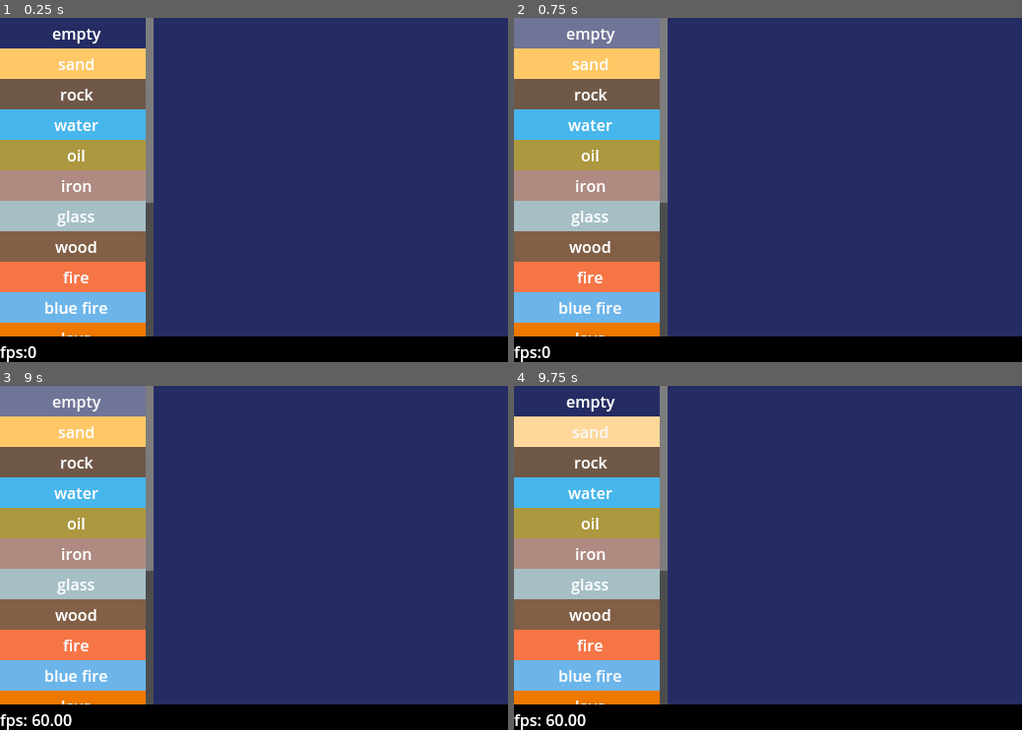
Above: before the commit, frames 1-4 (two rows, left to right).
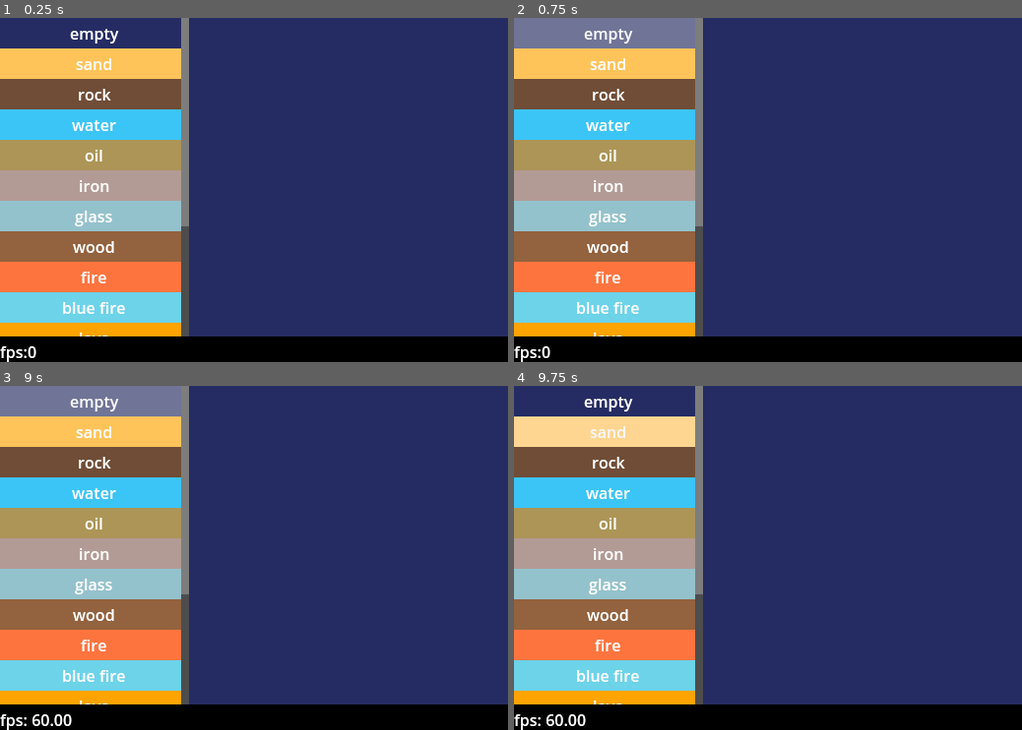
Above: after the commit, the same moments.

Repository: kiwijuice56/sand-spoon
Game: Godot game, scene res://main/main.tscn
The game is run twice, just before and just after one commit, with the same random seed, the same clock (stepped at 60 frames per second) and the same inputs.
Inputs:
- Up to frame 1 (0.25 s): no input
- Up to frame 2 (0.75 s): click "empty" at 0.5 s
- Up to frame 3 (9 s): click "sand" at 1.25 s; click "rock" at 2 s; click "water" at 2.75 s; click "oil" at 3.5 s; click "iron" at 4.25 s; click "glass" at 5 s; click "wood" at 5.75 s; click "fire" at 6.5 s; click "blue fire" at 7.25 s; click "lava" at 8 s; click "empty" at 8.75 s
- Up to frame 4 (9.75 s): click "sand" at 9.5 s

The runs differ from the first frame. In frame 1, 13% of the frame differs, in the area x 0-38%, y 0-93%; in frame 2, 13%; in frame 3, 13%; in frame 4, 13%.

Commit message:
Better colors for imager

Diff:
--- /dev/null
+++ b/main/environment.tres
@@ -0,0 +1,7 @@
+[gd_resource type="Environment" format=3 uid="uid://dx14vl0rn5k64"]
+
+[resource]
+background_mode = 3
+tonemap_mode = 1
+glow_enabled = true
+glow_intensity = 1.8
--- a/main/imager/imager.gd
+++ b/main/imager/imager.gd
@@ -4,6 +4,7 @@
 @export var paint_element: Element
 @export var palette: Array[Color]
 @export var background_color: Color
+@export var random_variation: float = 0.2
 
 var palette_map: Dictionary
 var color_cache: Dictionary
@@ -27,8 +28,8 @@
 		var color: Color = palette[i]
 		var new_element: Element = template_element.duplicate()
 		var new_gradient: Gradient = Gradient.new()
-		new_gradient.set_color(0, color.darkened(0.1))
-		new_gradient.set_color(1, color.lightened(0.1))
+		new_gradient.set_color(0, color.darkened(random_variation))
+		new_gradient.set_color(1, color.lightened(random_variation))
 		new_element.color_gradient = GradientTexture1D.new()
 		new_element.color_gradient.gradient = new_gradient
 		new_element.unique_name = "_internal_palette_" + str(i)
--- a/main/main.tscn
+++ b/main/main.tscn
@@ -25,12 +25,11 @@
 [ext_resource type="Resource" uid="uid://bqgjw8wry45l0" path="res://main/simulation/element/laser/laser.tres" id="21_l6itd"]
 [ext_resource type="Resource" uid="uid://bp4x60s3nqgcq" path="res://main/simulation/element/lightning/lightning.tres" id="22_navib"]
 [ext_resource type="Resource" uid="uid://bk7enrwwen0cy" path="res://main/simulation/element/solid/bacteria/algae.tres" id="23_0odrx"]
-[ext_resource type="Resource" uid="uid://bucpwy7x6f4yo" path="res://main/simulation/element/solid/bacteria/algae2.tres" id="24_amm3t"]
-[ext_resource type="Resource" uid="uid://dh1yfga204xo6" path="res://main/simulation/element/solid/bacteria/algae3.tres" id="25_k7cdb"]
 [ext_resource type="Script" path="res://main/imager/imager.gd" id="27_l1ofn"]
+[ext_resource type="Environment" uid="uid://dx14vl0rn5k64" path="res://main/environment.tres" id="28_ww05e"]
 [ext_resource type="Resource" uid="uid://dq14b6yrg8on4" path="res://main/simulation/element/solid/powder/paint_sand.tres" id="28_xgmfg"]
 
-[sub_resource type="Image" id="Image_8txf5"]
+[sub_resource type="Image" id="Image_jyvup"]
 data = {
 "data": PackedByteArray(0, 0, 0, 0, 0, 0, 0, 0, 0, 0, 0, 0, 0, 0, 0, 0, 0, 0, 0, 0, 0, 0, 0, 0, 0, 0, 0, 0, 0, 0, 0, 0, …(62113 unchanged characters)…
 "format": "RGBA8",
@@ -50,12 +49,6 @@
 [sub_resource type="GradientTexture1D" id="GradientTexture1D_hwk0e"]
 gradient = SubResource("Gradient_0xjmq")
 use_hdr = true
-
-[sub_resource type="Environment" id="Environment_f0vau"]
-background_mode = 3
-tonemap_mode = 1
-glow_enabled = true
-glow_intensity = 1.8
 
 [node name="Main" type="Node"]
 
@@ -82,9 +75,9 @@
 size_flags_vertical = 2
 texture = SubResource("ImageTexture_guoq1")
 script = ExtResource("1_7t74s")
-simulation_size = Vector2i(120, 108)
+simulation_size = Vector2i(108, 108)
 simulation_scale = 3
-elements = Array[ExtResource("2_55j5a")]([ExtResource("4_oq8 …(410 unchanged characters)… rce("22_navib"), ExtResource("23_0odrx"), ExtResource("24_amm3t"), ExtResource("25_k7cdb")])
+elements = Array[ExtResource("2_55j5a")]([ExtResource("4_oq8 …(410 unchanged characters)… rce("22_navib"), ExtResource("23_0odrx")])
 chunk_size = 6
 random_awaken_chance = 0.1
 debug_heat_gradient = SubResource("GradientTexture1D_hwk0e")
@@ -100,10 +93,10 @@
 script = ExtResource("27_l1ofn")
 sim = NodePath("..")
 paint_element = ExtResource("28_xgmfg")
-palette = Array[Color]([Color(0.054902, 0.388235, 0.294118,  …(751 unchanged characters)… 392157, 0.168627, 0.203922, 1), Color(0.776471, 0.847059, 0.839216, 1), Color(0.08, 0.064, 0.064, 1), Color(0.17, 0.17, 0.1547, 1), Color(0.3264, 0.34, 0.34, 1), Color(0.858831, 0.860894, 0.860893, 1), Color(0.38, 0.187847, 0.0988, 1), Color(0.53, 0.350242, 0.2385, 1), Color(0.66, 0.53856, 0.3564, 1)])
+palette = Array[Color]([Color(0.054902, 0.388235, 0.294118,  …(751 unchanged characters)… 392157, 0.168627, 0.203922, 1), Color(0.697, 0.85, 0.83215, 1), Color(0.08, 0.064, 0.064, 1), Color(0.17, 0.17, 0.1547, 1), Color(0.3264, 0.34, 0.34, 1), Color(0.858831, 0.860894, 0.860893, 1), Color(0.37, 0.113405, 0.0999, 1), Color(0.38, 0.187847, 0.0988, 1), Color(0.53, 0.350242, 0.2385, 1), Color(0.66, 0.53856, 0.3564, 1), Color(0.132, 0.2552, 0.66, 1), Color(0.0324, 0.0577799, 0.54, 1)])
 
 [node name="FPSLabel" parent="VBoxContainer" instance=ExtResource("3_54ca0")]
 layout_mode = 2
 
 [node name="WorldEnvironment" type="WorldEnvironment" parent="."]
-environment = SubResource("Environment_f0vau")
+environment = ExtResource("28_ww05e")
--- a/main/simulation/element/fluid/blue_fire.tres
+++ b/main/simulation/element/fluid/blue_fire.tres
@@ -4,7 +4,7 @@
 
 [sub_resource type="Gradient" id="Gradient_v6lfo"]
 offsets = PackedFloat32Array(0, 0.995)
-colors = PackedColorArray(0.49, 0.72, 2, 1, 1, 1.2, 2.5, 1)
+colors = PackedColorArray(0.49, 0.72, 2.2, 1, 1, 1.2, 2.8, 1)
 
 [sub_resource type="GradientTexture1D" id="GradientTexture1D_4abpj"]
 gradient = SubResource("Gradient_v6lfo")
@@ -18,8 +18,8 @@
 gravity_down = false
 unique_name = "blue fire"
 hidden = false
-ui_color = Color(0.316274, 0.587529, 0.856595, 1)
-initial_temperature = 3500.0
+ui_color = Color(0.317647, 0.729412, 0.854902, 1)
+initial_temperature = 4500.0
 conductivity = 0.01
 high_heat_point = -1.0
 high_heat_transformation = "empty"
--- a/main/simulation/element/fluid/fire.tres
+++ b/main/simulation/element/fluid/fire.tres
@@ -18,7 +18,7 @@
 gravity_down = false
 unique_name = "fire"
 hidden = false
-ui_color = Color(0.94, 0.34592, 0.1974, 1)
+ui_color = Color(1, 0.344, 0.18, 1)
 initial_temperature = 1900.0
 conductivity = 0.01
 high_heat_point = -1.0
--- a/main/simulation/element/fluid/lava.tres
+++ b/main/simulation/element/fluid/lava.tres
@@ -18,7 +18,7 @@
 gravity_down = true
 unique_name = "lava"
 hidden = false
-ui_color = Color(0.89, 0.356, 0, 1)
+ui_color = Color(1, 0.516667, 0, 1)
 initial_temperature = 1300.0
 conductivity = 0.02
 high_heat_point = -1.0
--- a/main/simulation/element/fluid/oil.tres
+++ b/main/simulation/element/fluid/oil.tres
@@ -16,7 +16,7 @@
 gravity_down = true
 unique_name = "oil"
 hidden = false
-ui_color = Color(0.55, 0.468967, 0.176, 1)
+ui_color = Color(0.55, 0.45925, 0.2475, 1)
 initial_temperature = 293.0
 conductivity = 0.4
 high_heat_point = 500.0
--- a/main/simulation/element/fluid/water.tres
+++ b/main/simulation/element/fluid/water.tres
@@ -16,7 +16,7 @@
 gravity_down = true
 unique_name = "water"
 hidden = false
-ui_color = Color(0.2001, 0.590875, 0.87, 1)
+ui_color = Color(0.1692, 0.657373, 0.94, 1)
 initial_temperature = 293.0
 conductivity = 0.2
 high_heat_point = 373.0
--- a/main/simulation/element/laser/laser.tres
+++ b/main/simulation/element/laser/laser.tres
@@ -9,7 +9,7 @@
 ireach = 1
 unique_name = "laser"
 hidden = false
-ui_color = Color(0.946388, 0.436045, 0.734792, 1)
+ui_color = Color(0.95, 0.323, 0.68875, 1)
 initial_temperature = 6000.0
 conductivity = 0.0
 high_heat_point = -1.0
--- a/main/simulation/element/lightning/lightning.tres
+++ b/main/simulation/element/lightning/lightning.tres
@@ -11,7 +11,7 @@
 unexcited_decay_element = "fire"
 unique_name = "lightning"
 hidden = false
-ui_color = Color(0.890462, 0.87633, 0.452756, 1)
+ui_color = Color(0.688053, 0.76, 0.2204, 1)
 initial_temperature = 9000.0
 conductivity = 0.0
 high_heat_point = -1.0
--- a/main/simulation/element/solid/bacteria/algae.tres
+++ b/main/simulation/element/solid/bacteria/algae.tres
@@ -12,14 +12,13 @@
 [resource]
 script = ExtResource("1_mo5jl")
 growth_rate = 0.02
-surround_color_gradient = SubResource("GradientTexture1D_aw1te")
 surround_tolerance = 0.7
 loneliness_tolerance = 0.3
 home_material = "water"
 color_gradient = SubResource("GradientTexture1D_aw1te")
 unique_name = "algae"
 hidden = false
-ui_color = Color(0.299998, 0.50149, 0.324924, 1)
+ui_color = Color(0.358053, 0.58, 0.2552, 1)
 initial_temperature = 293.0
 conductivity = 0.5
 high_heat_point = 350.0
--- a/main/simulation/element/solid/bacteria/algae2.tres
+++ b/main/simulation/element/solid/bacteria/algae2.tres
@@ -12,7 +12,6 @@
 [resource]
 script = ExtResource("1_uag6e")
 growth_rate = 0.02
-surround_color_gradient = SubResource("GradientTexture1D_aw1te")
 surround_tolerance = 1.0
 loneliness_tolerance = 0.6
 home_material = "water"
--- a/main/simulation/element/solid/bacteria/algae3.tres
+++ b/main/simulation/element/solid/bacteria/algae3.tres
@@ -12,7 +12,6 @@
 [resource]
 script = ExtResource("1_7xh5l")
 growth_rate = 0.02
-surround_color_gradient = SubResource("GradientTexture1D_aw1te")
 surround_tolerance = 0.5
 loneliness_tolerance = 0.1
 home_material = "water"
--- a/main/simulation/element/solid/bomb.tres
+++ b/main/simulation/element/solid/bomb.tres
@@ -3,7 +3,7 @@
 [ext_resource type="Script" path="res://main/simulation/element/solid/solid.gd" id="1_wxhgb"]
 
 [sub_resource type="Gradient" id="Gradient_u8fop"]
-colors = PackedColorArray(0.45098, 0, 0, 1, 1, 0.879, 0.67, 1)
+colors = PackedColorArray(0.45, 0, 0.345, 1, 1, 0.879, 0.67, 1)
 
 [sub_resource type="GradientTexture1D" id="GradientTexture1D_4442x"]
 gradient = SubResource("Gradient_u8fop")
@@ -13,7 +13,7 @@
 color_gradient = SubResource("GradientTexture1D_4442x")
 unique_name = "bomb"
 hidden = false
-ui_color = Color(0.729412, 0.447059, 0.341176, 1)
+ui_color = Color(0.73, 0.2482, 0.33653, 1)
 initial_temperature = 293.0
 conductivity = 0.5
 high_heat_point = 500.0
--- a/main/simulation/element/solid/glass.tres
+++ b/main/simulation/element/solid/glass.tres
@@ -13,7 +13,7 @@
 color_gradient = SubResource("GradientTexture1D_qb12j")
 unique_name = "glass"
 hidden = false
-ui_color = Color(0.5214, 0.63228, 0.66, 1)
+ui_color = Color(0.4554, 0.64308, 0.69, 1)
 initial_temperature = 293.0
 conductivity = 0.1
 high_heat_point = 1600.0
--- a/main/simulation/element/solid/ice.tres
+++ b/main/simulation/element/solid/ice.tres
@@ -13,7 +13,7 @@
 color_gradient = SubResource("GradientTexture1D_3md6k")
 unique_name = "ice"
 hidden = false
-ui_color = Color(0.54902, 0.917647, 1, 1)
+ui_color = Color(0.3619, 0.77, 0.749595, 1)
 initial_temperature = 260.0
 conductivity = 0.02
 high_heat_point = 280.0
--- a/main/simulation/element/solid/metal/iron.tres
+++ b/main/simulation/element/solid/metal/iron.tres
@@ -4,7 +4,7 @@
 [ext_resource type="Script" path="res://main/simulation/element/solid/metal/metal.gd" id="1_xt6mq"]
 
 [sub_resource type="Gradient" id="Gradient_qosj6"]
-colors = PackedColorArray(0.33, 0.2805, 0.2475, 1, 0.56, 0.48272, 0.4312, 1)
+colors = PackedColorArray(0.33, 0.2805, 0.2475, 1, 0.56, 0.5432, 0.532, 1)
 
 [sub_resource type="GradientTexture1D" id="GradientTexture1D_53825"]
 gradient = SubResource("Gradient_qosj6")
@@ -15,7 +15,7 @@
 color_gradient = SubResource("GradientTexture1D_53825")
 unique_name = "iron"
 hidden = false
-ui_color = Color(0.56, 0.418227, 0.3864, 1)
+ui_color = Color(0.58, 0.48053, 0.4582, 1)
 initial_temperature = 293.0
 conductivity = 0.3
 high_heat_point = 1800.0
--- a/main/simulation/element/solid/powder/sand.tres
+++ b/main/simulation/element/solid/powder/sand.tres
@@ -14,7 +14,7 @@
 color_gradient = SubResource("GradientTexture1D_k6c5h")
 unique_name = "sand"
 hidden = false
-ui_color = Color(1, 0.67451, 0.301961, 1)
+ui_color = Color(1, 0.654667, 0.26, 1)
 initial_temperature = 293.0
 conductivity = 0.2
 high_heat_point = 1000.0
--- a/main/simulation/element/solid/rock.tres
+++ b/main/simulation/element/solid/rock.tres
@@ -14,7 +14,7 @@
 color_gradient = SubResource("GradientTexture1D_7dfe5")
 unique_name = "rock"
 hidden = false
-ui_color = Color(0.33, 0.25476, 0.2046, 1)
+ui_color = Color(0.33, 0.21923, 0.1551, 1)
 initial_temperature = 293.0
 conductivity = 0.05
 high_heat_point = 800.0
--- a/main/simulation/element/solid/wood.tres
+++ b/main/simulation/element/solid/wood.tres
@@ -14,7 +14,7 @@
 color_gradient = SubResource("GradientTexture1D_l5dpd")
 unique_name = "wood"
 hidden = false
-ui_color = Color(0.39, 0.27534, 0.1989, 1)
+ui_color = Color(0.45, 0.2853, 0.1755, 1)
 initial_temperature = 293.0
 conductivity = 0.05
 high_heat_point = 600.0
--- a/project.godot
+++ b/project.godot
@@ -53,6 +53,7 @@
 textures/canvas_textures/default_texture_filter=0
 renderer/rendering_method="gl_compatibility"
 renderer/rendering_method.mobile="gl_compatibility"
+environment/glow/upscale_mode=0
 limits/global_shader_variables/buffer_size=4096
 environment/defaults/default_clear_color=Color(0, 0, 0, 1)
 viewport/hdr_2d=true
Not shown: 2 places in main/main.tscn that only renumber resources
